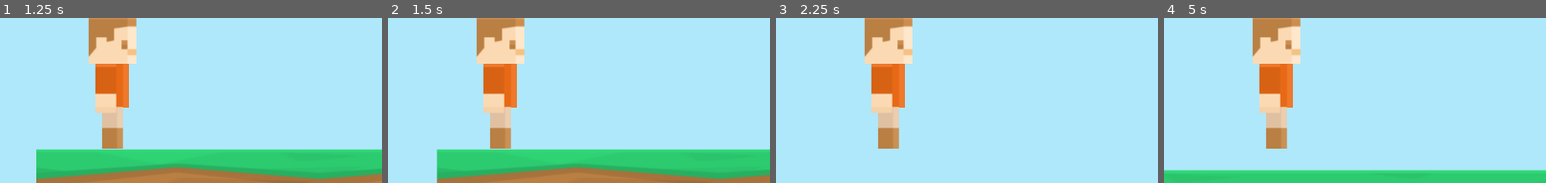
Above: before the commit, frames 1-4 (left to right).
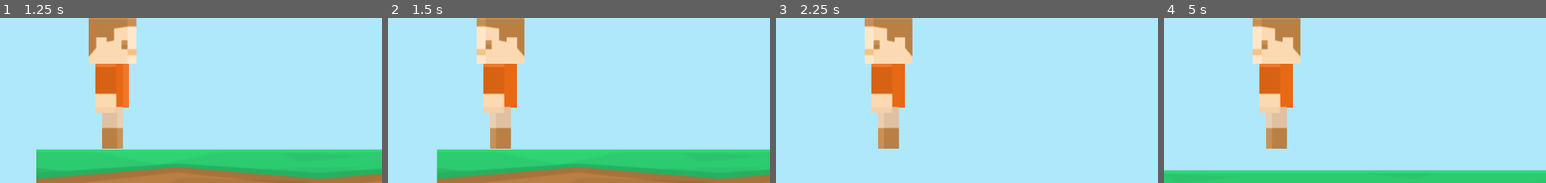
Above: after the commit, the same moments.

Repository: RodrigoMedeirosRS/Simple-2D-Character-Controller
Game: Godot game, scene res://BaseLevel.tscn
The game is run twice, just before and just after one commit, with the same random seed, the same clock (stepped at 60 frames per second) and the same inputs.
Inputs (mouse positions are % of the whole screen's width and height, from its top left):
- Up to frame 1 (1.25 s): click (12, 88) at 0.5 s
- Up to frame 2 (1.5 s): click (4, 88) at 1.25 s
- Up to frame 3 (2.25 s): click (95, 88) at 2 s
- Up to frame 4 (5 s): hold Right (ui_right) 2.78-4.28 s; tap Up (ui_up) at 2.85, 3.02, 3.32, 3.6, 3.77, 4.07, 4.35 s; hold Left (ui_left) from 4.28 s (still down)
The pictures show only the part of the screen within x 31-81%, y 2-52%; the shares and areas given below are measured in that part.

Frame 1 is identical in both runs. In frame 2, 1.8% of the frame differs, in the area x 23-36%, y 4-28%; in frame 3, 1.8%; in frame 4, 1.8%.

Commit message:
Flip horizontal dos sprites e algumas variáveis foram exportadas

Diff:
--- a/BaseLevel.tscn
+++ b/BaseLevel.tscn
@@ -4,21 +4,29 @@
 [ext_resource path="res://Chao.tscn" type="PackedScene" id=2]
 [ext_resource path="res://Heroi.tscn" type="PackedScene" id=3]
 
-[node name="BaseLevel" type="Node2D"]
+[node name="BaseLevel" type="Node2D" index="0"]
 
-[node name="Sky" type="Sprite" parent="."]
+[node name="Sky" type="Sprite" parent="." index="0"]
+
 position = Vector2( 513.547, 301.561 )
 scale = Vector2( 16.7245, 9.22012 )
 texture = ExtResource( 1 )
 
-[node name="Chao" parent="." instance=ExtResource( 2 )]
+[node name="Chao" parent="." index="1" instance=ExtResource( 2 )]
+
 position = Vector2( -213.062, 535.641 )
 scale = Vector2( 8.88, 1 )
+friction = 1.0
+bounce = 0.0
 
-[node name="Chao2" parent="." instance=ExtResource( 2 )]
+[node name="Chao2" parent="." index="2" instance=ExtResource( 2 )]
+
 position = Vector2( 862.794, 539.064 )
 scale = Vector2( 2.56, 1 )
+friction = 1.0
+bounce = 0.0
 
-[node name="Heroi" parent="." instance=ExtResource( 3 )]
+[node name="Heroi" parent="." index="3" instance=ExtResource( 3 )]
+
 position = Vector2( -695.946, 196.076 )
 _sections_unfolded = [ "Collision", "Material", "Pickable", "Transform", "Visibility", "Z Index", "collision", "motion" ]
--- a/Heroi.gd
+++ b/Heroi.gd
@@ -1,4 +1,5 @@
 # Desenvolvido por Rodrigo M.Lehnemann
+# Melhorias feitas por João Ricardo Bittencourt
 # Todo este código é considerado como uma biblioteca a distribuído sob a licença LGPL v3
 extends KinematicBody2D
 
@@ -9,18 +10,43 @@
 # Esta variável controla a gravidade do game
 onready var GRAVIDADE = -9.8
 
+#String que representa a ação de mover para direita
+export(String) var Acao_Direita = "ui_right"
+#String que representa a ação de mover para esquerda
+export(String) var Acao_Esquerda = "ui_left"
+#String que representa a ação de pulo
+export(String) var Acao_Pulo = "ui_up"
+#Velocidade de queda
+export(int) var Velocidade_Queda =  40
 # Esta variável controla a velocidade do jogador.
-onready var VELOCIDADE = 500
+export(int) var Velocidade =  500
+
+#Pega a referencia para os sprites
+onready var sprite_cabeca
+onready var sprite_corpo
+onready var sprite_perna
+onready var sprite_braco
 
 func _ready():
 	set_physics_process(true)
+	sprite_cabeca = $Cabeca
+	sprite_corpo = $Cabeca/Corpo
+	sprite_perna = $Cabeca/Perna
+	sprite_braco = $Cabeca/Braco
+
+#Função para fazer o flip horizontal dos sprites
+func virar(ativar):
+	sprite_cabeca.flip_h = ativar
+	sprite_corpo.flip_h = ativar
+	sprite_perna.flip_h = ativar
+	sprite_braco.flip_h = ativar
 
 # Função responsável por aplicar a gravidade do personagem.
 func _gravidade(delta):
 
 	# Este trecho serve para regular o salvo, assim caso a gravidade seja maior que o inicial, ela reduz gradativamente.
 	if GRAVIDADE > -9.8:
-		GRAVIDADE -= 40 * delta
+		GRAVIDADE -= Velocidade_Queda * delta
 	else:
 		GRAVIDADE == -9.8
 
@@ -29,14 +55,16 @@
 
 # Função responsável por receber os inputs do jogador.
 func _controles(delta):
-	if Input.is_action_just_pressed("ui_up") and is_on_floor():
+	if Input.is_action_just_pressed(Acao_Pulo) and is_on_floor():
 			GRAVIDADE = 18
 
-	if Input.is_action_pressed("ui_right") or RIGHT:
-		move_and_collide(Vector2(VELOCIDADE *delta,0))
+	if Input.is_action_pressed(Acao_Direita) or RIGHT:
+		move_and_collide(Vector2(Velocidade *delta,0))
+		virar(false)
 
-	if Input.is_action_pressed("ui_left") or LEFT:
-		move_and_collide(Vector2(VELOCIDADE * -1 *delta,0))
+	if Input.is_action_pressed(Acao_Esquerda) or LEFT:
+		move_and_collide(Vector2(Velocidade * -1 *delta,0))
+		virar(true)
 
 #estas funções controlam os inputs de tela.
 func _on_Salto_button_down():
--- a/Heroi.tscn
+++ b/Heroi.tscn
@@ -14,41 +14,51 @@
 custom_solver_bias = 0.0
 extents = Vector2( 31.8889, 88.9222 )
 
-[node name="Heroi" type="KinematicBody2D"]
+[node name="Heroi" type="KinematicBody2D" index="0"]
+
 input_pickable = false
 collision_layer = 1
 collision_mask = 1
 collision/safe_margin = 0.08
-motion/sync_to_physics = false
 script = ExtResource( 1 )
 _sections_unfolded = [ "Collision", "Pickable", "Transform", "Visibility", "Z Index", "collision", "motion" ]
+Acao_Direita = "ui_right"
+Acao_Esquerda = "ui_left"
+Acao_Pulo = "ui_up"
+Velocidade_Queda = 40
+Velocidade = 500
 
-[node name="Cabeca" type="Sprite" parent="."]
-editor/display_folded = true
+[node name="Cabeca" type="Sprite" parent="." index="0"]
+
 position = Vector2( 0, -57 )
 scale = Vector2( -1, 1 )
 texture = ExtResource( 2 )
 _sections_unfolded = [ "Transform" ]
 
-[node name="Corpo" type="Sprite" parent="Cabeca"]
+[node name="Corpo" type="Sprite" parent="Cabeca" index="0"]
+
 position = Vector2( 0, 61 )
 texture = ExtResource( 3 )
 _sections_unfolded = [ "Transform" ]
 
-[node name="Perna" type="Sprite" parent="Cabeca"]
+[node name="Perna" type="Sprite" parent="Cabeca" index="1"]
+
 position = Vector2( 0, 118 )
 texture = ExtResource( 4 )
 _sections_unfolded = [ "Transform" ]
 
-[node name="Braco" type="Sprite" parent="Cabeca"]
+[node name="Braco" type="Sprite" parent="Cabeca" index="2"]
+
 position = Vector2( 9, 65 )
 texture = ExtResource( 5 )
 _sections_unfolded = [ "Transform" ]
 
-[node name="CollisionShape2D" type="CollisionShape2D" parent="."]
+[node name="CollisionShape2D" type="CollisionShape2D" parent="." index="1"]
+
 shape = SubResource( 1 )
 
-[node name="Camera2D" type="Camera2D" parent="."]
+[node name="Camera2D" type="Camera2D" parent="." index="2"]
+
 position = Vector2( -472.26, -252.353 )
 anchor_mode = 0
 rotating = false
@@ -73,10 +83,12 @@
 editor_draw_limits = false
 editor_draw_drag_margin = false
 
-[node name="ControlesDeTela" type="Node2D" parent="Camera2D"]
+[node name="ControlesDeTela" type="Node2D" parent="Camera2D" index="0"]
+
 position = Vector2( 510.795, 289.497 )
 
-[node name="Direita" type="TextureButton" parent="Camera2D/ControlesDeTela"]
+[node name="Direita" type="TextureButton" parent="Camera2D/ControlesDeTela" index="0"]
+
 anchor_left = 0.0
 anchor_top = 0.0
 anchor_right = 0.0
@@ -100,7 +112,8 @@
 texture_normal = ExtResource( 6 )
 _sections_unfolded = [ "Material", "Rect", "Textures", "Visibility" ]
 
-[node name="Equerda" type="TextureButton" parent="Camera2D/ControlesDeTela"]
+[node name="Equerda" type="TextureButton" parent="Camera2D/ControlesDeTela" index="1"]
+
 anchor_left = 0.0
 anchor_top = 0.0
 anchor_right = 0.0
@@ -124,7 +137,8 @@
 texture_normal = ExtResource( 7 )
 _sections_unfolded = [ "Rect", "Textures" ]
 
-[node name="Salto" type="TextureButton" parent="Camera2D/ControlesDeTela"]
+[node name="Salto" type="TextureButton" parent="Camera2D/ControlesDeTela" index="2"]
+
 anchor_left = 0.0
 anchor_top = 0.0
 anchor_right = 0.0
@@ -149,7 +163,11 @@
 _sections_unfolded = [ "Mouse", "Rect", "Textures" ]
 
 [connection signal="button_down" from="Camera2D/ControlesDeTela/Direita" to="." method="_on_Direita_button_down"]
+
 [connection signal="button_up" from="Camera2D/ControlesDeTela/Direita" to="." method="_on_Direita_button_up"]
+
 [connection signal="button_down" from="Camera2D/ControlesDeTela/Equerda" to="." method="_on_Equerda_button_down"]
+
 [connection signal="button_up" from="Camera2D/ControlesDeTela/Equerda" to="." method="_on_Equerda_button_up"]
+
 [connection signal="button_down" from="Camera2D/ControlesDeTela/Salto" to="." method="_on_Salto_button_down"]
--- a/default_env.tres
+++ b/default_env.tres
@@ -65,7 +65,6 @@
 ssao_intensity2 = 1.0
 ssao_bias = 0.01
 ssao_light_affect = 0.0
-ssao_ao_channel_affect = 0.0
 ssao_color = Color( 0, 0, 0, 1 )
 ssao_quality = 0
 ssao_blur = 3
--- a/project.godot
+++ b/project.godot
@@ -6,7 +6,7 @@
 ;   [section] ; section goes between []
 ;   param=value ; assign values to parameters
 
-config_version=4
+config_version=3
 
 _global_script_classes=[  ]
 _global_script_class_icons={
Not shown, changed: Characters/Player male/male_arm.png.import
Not shown, changed: Characters/Player male/male_body.png.import
Not shown, changed: Characters/Player male/male_head.png.import
Not shown, changed: Characters/Player male/male_leg.png.import
Not shown, changed: Other/skybox_bottom.png.import
Not shown, changed: Tiles/dirt_grass.png.import
Not shown, changed: icon.png.import
Not shown, changed: transparentDark/transparentDark03.png.import
Not shown, changed: transparentDark/transparentDark04.png.import
Not shown, changed: transparentDark/transparentDark19.png.import
